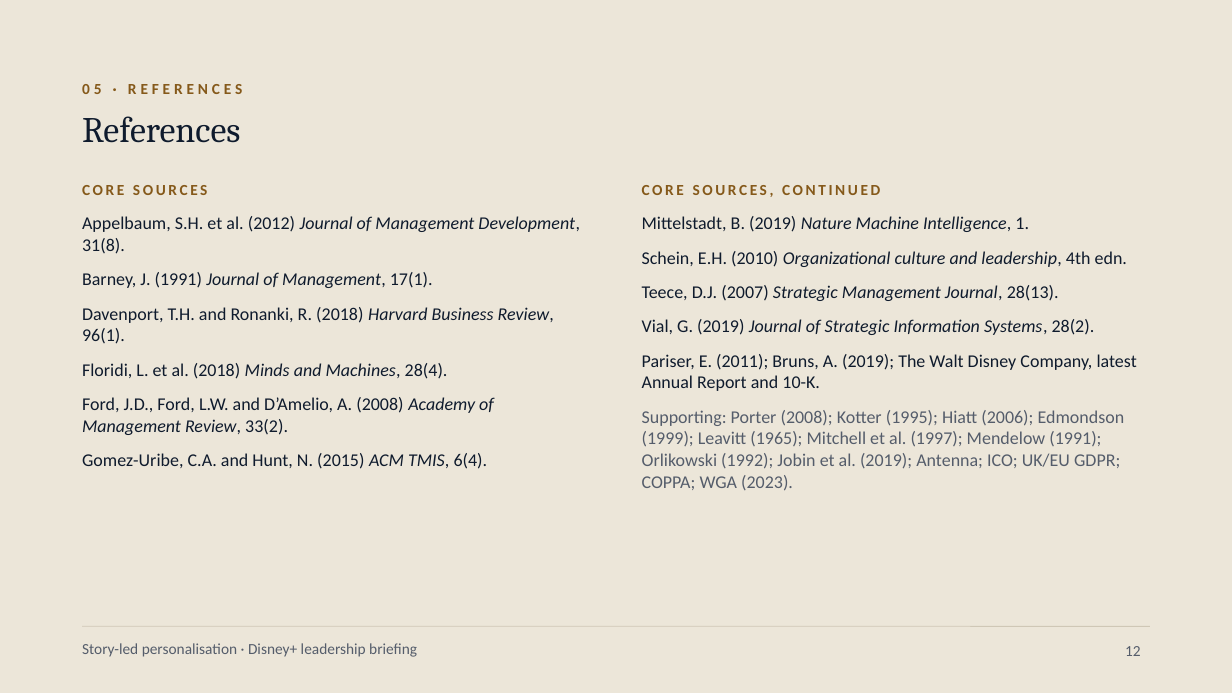
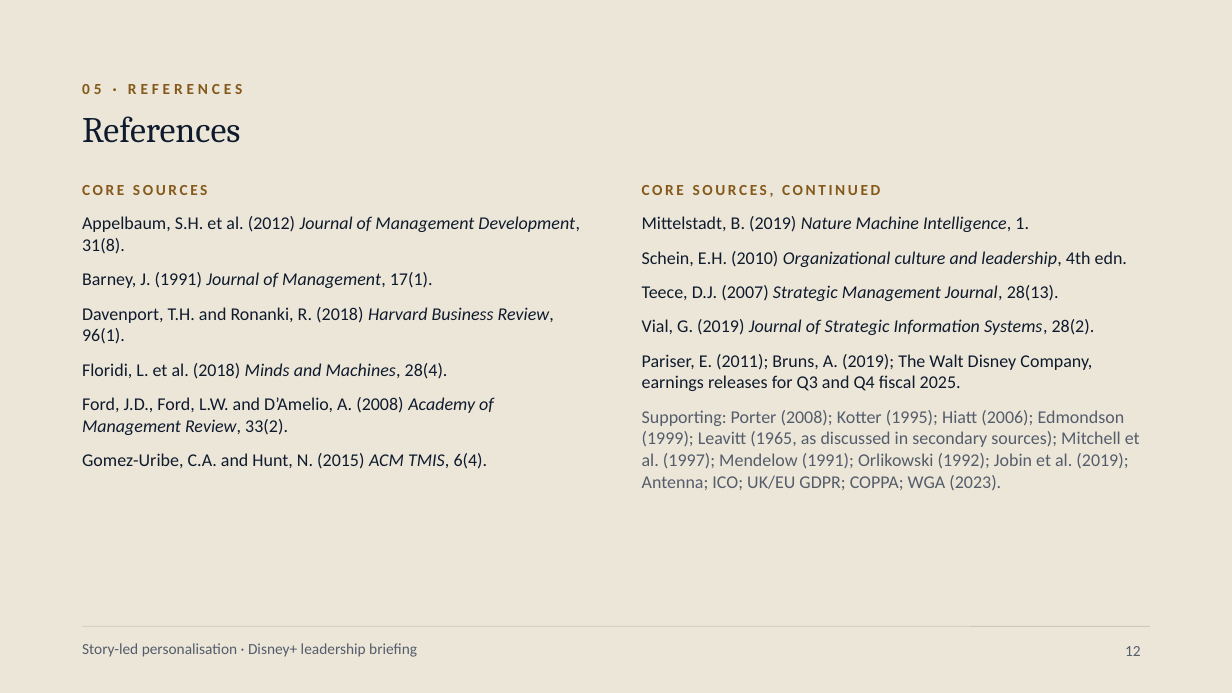
Before and after one commit to karanrg22-svg/skill, a slide deck: slide 12 of output/A_Corporate_Editorial.pptx. Drawn at 1232x693 pixels with LibreOffice and Linux fonts; fonts in the diff are those of the drawing. Boxes give left, top, right and bottom in pixels: in the first picture for what was removed or moved away, otherwise in the second. Text is boxed around its words. In the diff, an @@ line names an element or a change of style, - is before the commit and + after.

```diff
--- a/output/A_Corporate_Editorial.pptx
+++ b/output/A_Corporate_Editorial.pptx
@@ text at (642, 354, 1140, 490): text changed @@
-Pariser, E. (2011); Bruns, A. (2019); The Walt Disney Company, latest Annual Report and 10-K.
-Supporting: Porter (2008); Kotter (1995); Hiatt (2006); Edmondson (1999); Leavitt (1965); Mitchell et al. (1997); Mendelow (1991); Orlikowski (1992); Jobin et al. (2019); Antenna; ICO; UK/EU GDPR; COPPA; WGA (2023).
+Pariser, E. (2011); Bruns, A. (2019); The Walt Disney Company, earnings releases for Q3 and Q4 fiscal 2025.
+Supporting: Porter (2008); Kotter (1995); Hiatt (2006); Edmondson (1999); Leavitt (1965, as discussed in secondary sources); Mitchell et al. (1997); Mendelow (1991); Orlikowski (1992); Jobin et al. (2019); Antenna; ICO; UK/EU GDPR; COPPA; WGA (2023).
```
Also in this commit, not shown: 3 other slides changed, 7 other files.
